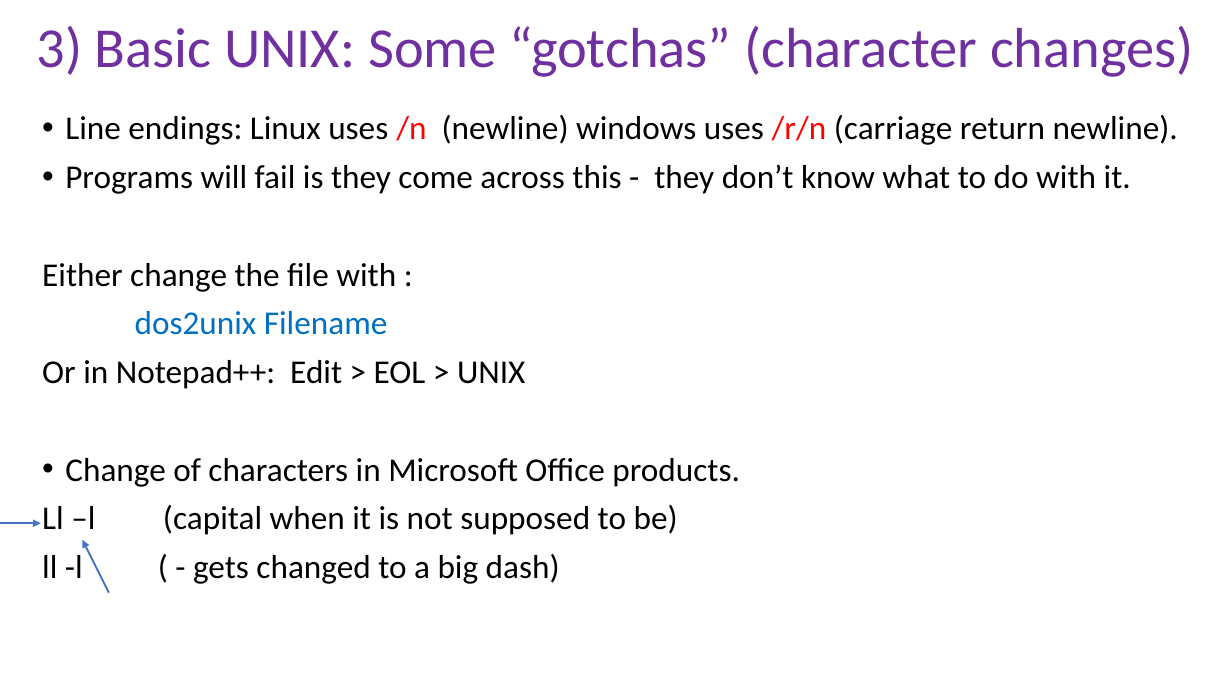
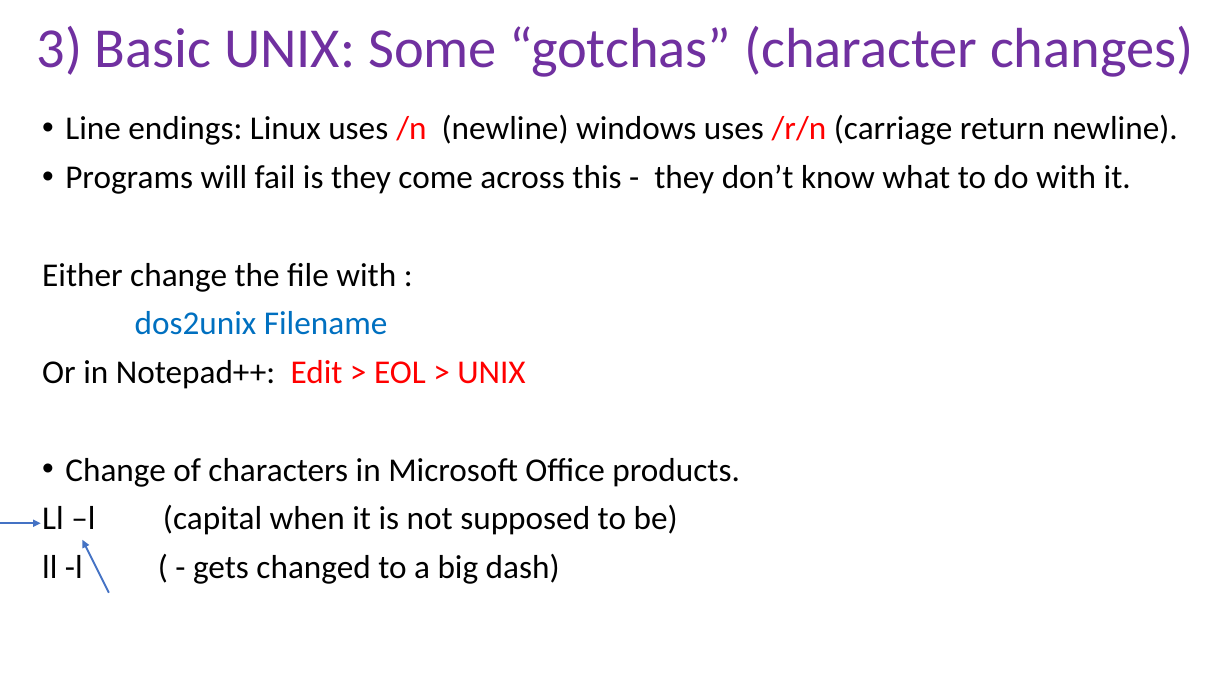
Before and after one commit to peterthorpe5/Msc_Digital_Health, a slide deck: slide 13 of powerpoint/3_basic_UNIX.pptx (slide 12 before the commit). Drawn at 1232x693 pixels with LibreOffice and Linux fonts; fonts in the diff are those of the drawing. Boxes give left, top, right and bottom in pixels: in the first picture for what was removed or moved away, otherwise in the second. Text is boxed around its words. In the diff, an @@ line names an element or a change of style, - is before the commit and + after.

```diff
--- a/powerpoint/3_basic_UNIX.pptx
+++ b/powerpoint/3_basic_UNIX.pptx
@@ text at bbox=[42, 360, 525, 389]: text colour #000000 to #FF0000 in "Edit > EOL > UNIX" @@
```
Also in this commit, not shown: 3 other slides changed, 1 slide added, 3 other files.
